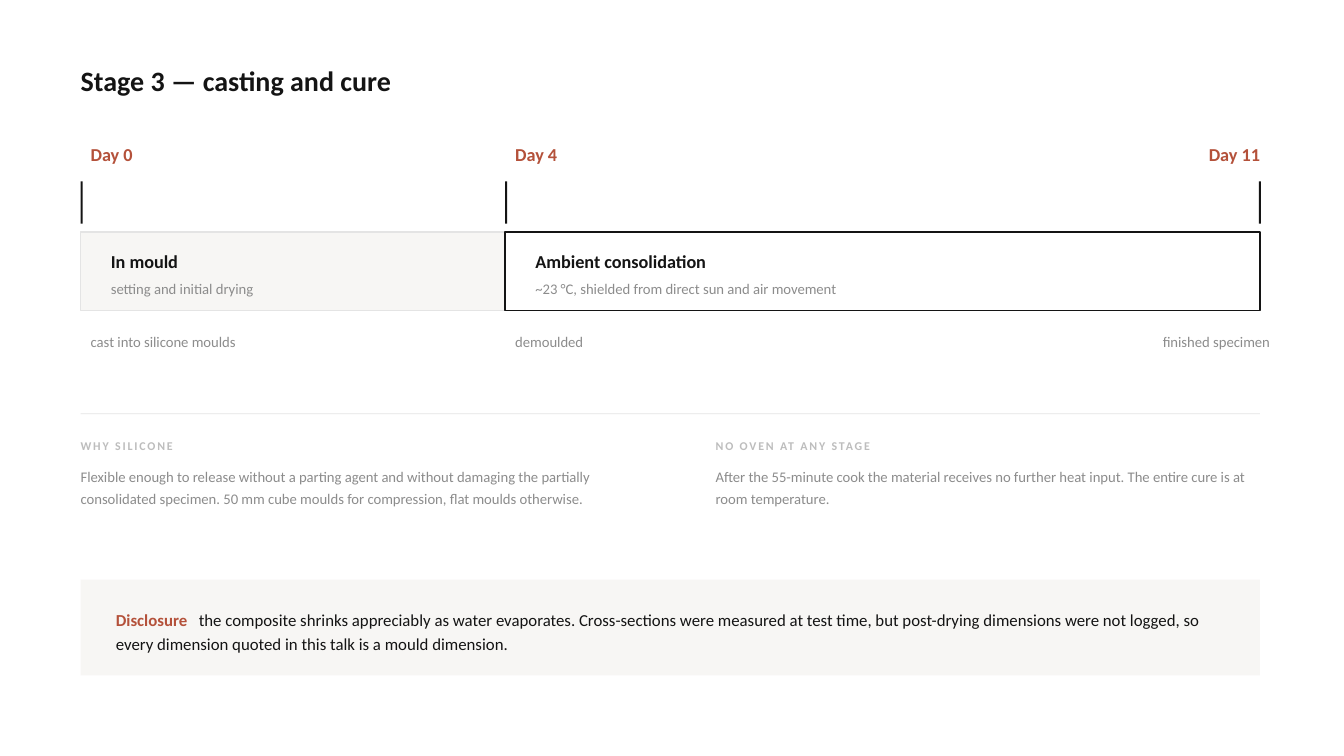
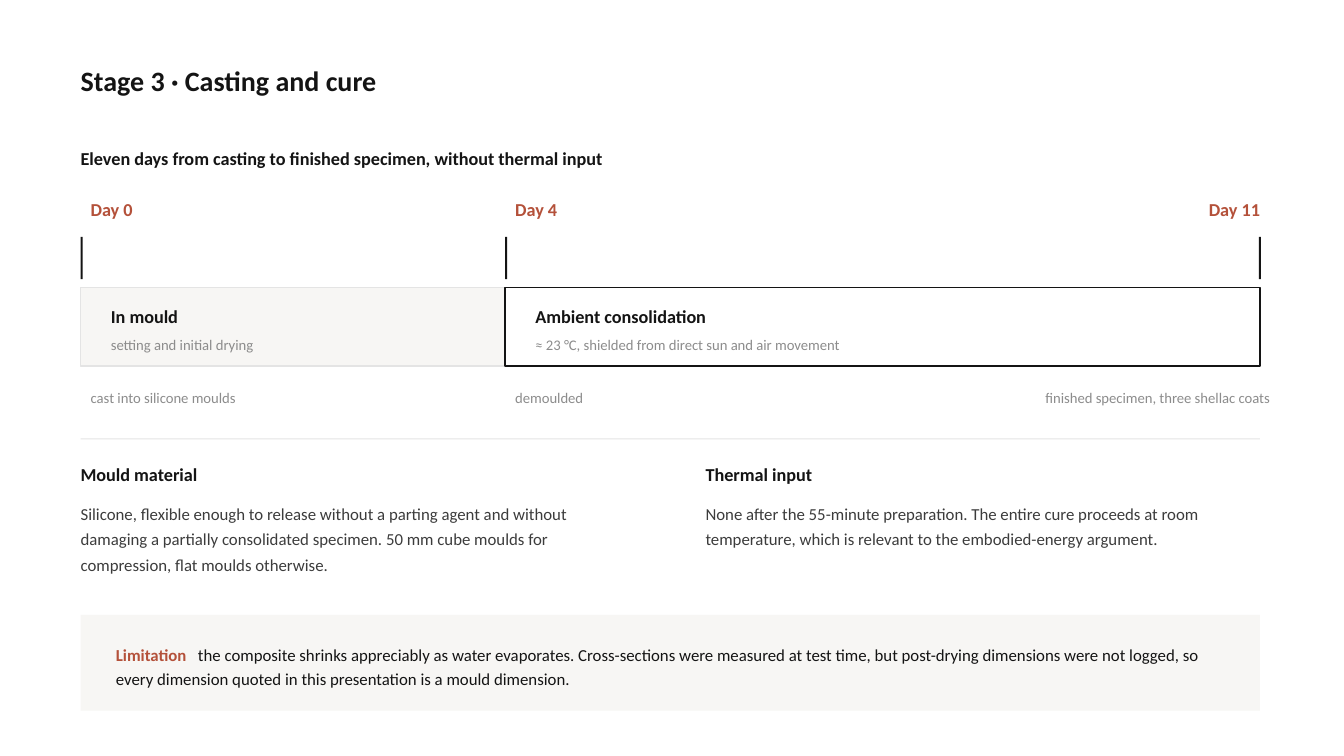
Before and after one commit to bunal91/sanat-ve-mekan, a slide deck: slide 14 of konferans-bildirisi/06-sunum/ICSMMEP26_Presentation_Unal.pptx (slide 12 before the commit). Drawn at 1344x756 pixels with LibreOffice and Linux fonts; fonts in the diff are those of the drawing. Boxes give left, top, right and bottom in pixels: in the first picture for what was removed or moved away, otherwise in the second. Text is boxed around its words. In the diff, an @@ line names an element or a change of style, - is before the commit and + after.

```diff
--- a/konferans-bildirisi/06-sunum/ICSMMEP26_Presentation_Unal.pptx
+++ b/konferans-bildirisi/06-sunum/ICSMMEP26_Presentation_Unal.pptx
@@ text at <box>81,71,377,96</box>: text changed @@
-Stage 3 — casting and cure
+Stage 3 · Casting and cure
@@ text added at <box>81,152,602,168</box>, 13 pt, text #141414, bold @@
+Eleven days from casting to finished specimen, without thermal input
@@ 6 texts, 5 rectangles: place and size @@
-6 texts, 5 rectangles at <box>81,149,1261,311</box>
+6 texts, 5 rectangles at <box>81,204,1261,366</box>
@@ text at <box>546,340,839,351</box>: text changed @@
-~23 °C, shielded from direct sun and air movement
+≈ 23 °C, shielded from direct sun and air movement
@@ text "cast into silicone moulds": place and size @@
-text "cast into silicone moulds" at <box>91,337,236,347</box>
+text "cast into silicone moulds" at <box>91,393,236,403</box>
@@ text "demoulded": place and size @@
-text "demoulded" at <box>515,337,583,347</box>
+text "demoulded" at <box>515,393,583,403</box>
@@ text at <box>1045,393,1270,405</box>: text changed @@
-finished specimen
+finished specimen, three shellac coats
@@ rectangle: place and size @@
-rectangle at <box>81,413,1260,414</box>
+rectangle at <box>81,439,1260,440</box>
@@ text removed at <box>81,442,173,450</box> @@
-WHY SILICONE
@@ text removed at <box>780,442,794,450</box> @@
-NO OVEN AT ANY STAGE
@@ text added at <box>81,468,197,481</box>, 13 pt, text #141414, bold @@
+Mould material
@@ text added at <box>706,468,812,484</box>, 13 pt, text #141414, bold @@
+Thermal input
@@ text at <box>81,508,567,574</box>: text changed; size 10.5 to 12 pt; text colour #8C8C8C to #3C3C3C @@
-Flexible enough to release without a parting agent and without damaging the partially consolidated specimen. 50 mm cube moulds for compression, flat moulds otherwise.
+Silicone, flexible enough to release without a parting agent and without damaging a partially consolidated specimen. 50 mm cube moulds for compression, flat moulds otherwise.
@@ text at <box>706,508,1199,548</box>: text changed; size 10.5 to 12 pt; text colour #8C8C8C to #3C3C3C @@
-After the 55-minute cook the material receives no further heat input. The entire cure is at room temperature.
+None after the 55-minute preparation. The entire cure proceeds at room temperature, which is relevant to the embodied-energy argument.
@@ rectangle: place and size @@
-rectangle at <box>81,580,1260,676</box>
+rectangle at <box>81,615,1260,711</box>
@@ text at <box>116,649,1198,688</box>: text changed @@
-Disclosure the composite shrinks appreciably as water evaporates. Cross-sections were measured at test time, but post-drying dimensions were not logged, so every dimension quoted in this talk is a mould dimension.
+Limitation the composite shrinks appreciably as water evaporates. Cross-sections were measured at test time, but post-drying dimensions were not logged, so every dimension quoted in this presentation is a mould dimension.
```
Also in this commit, not shown: 20 other slides changed, 8 slides added, 6 slides removed, 4 other files.
